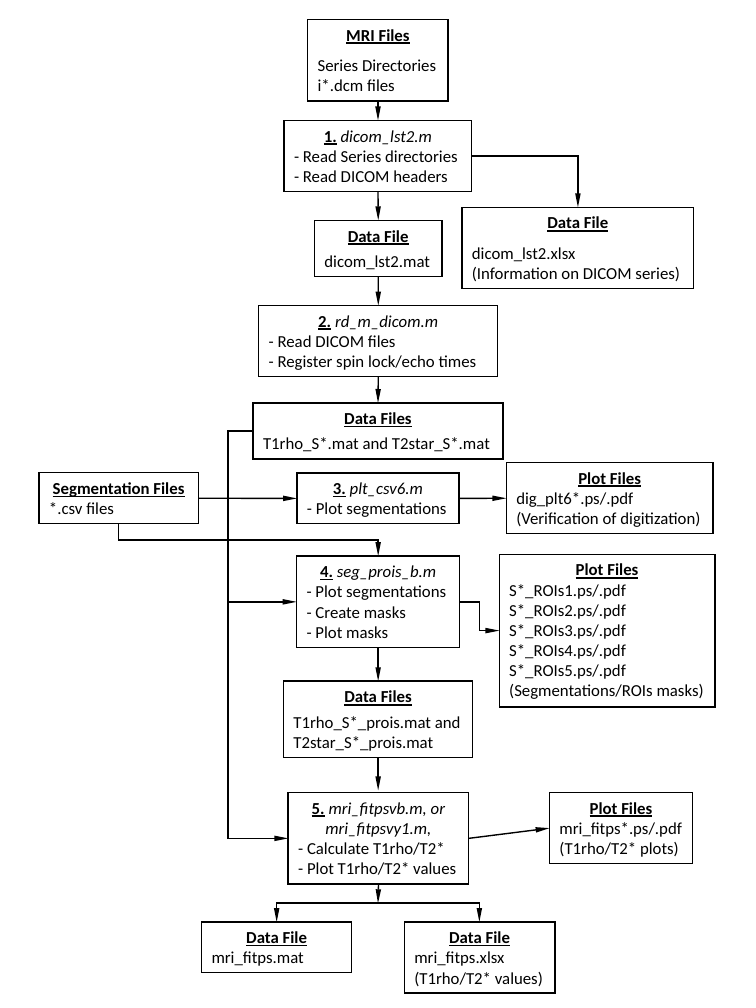
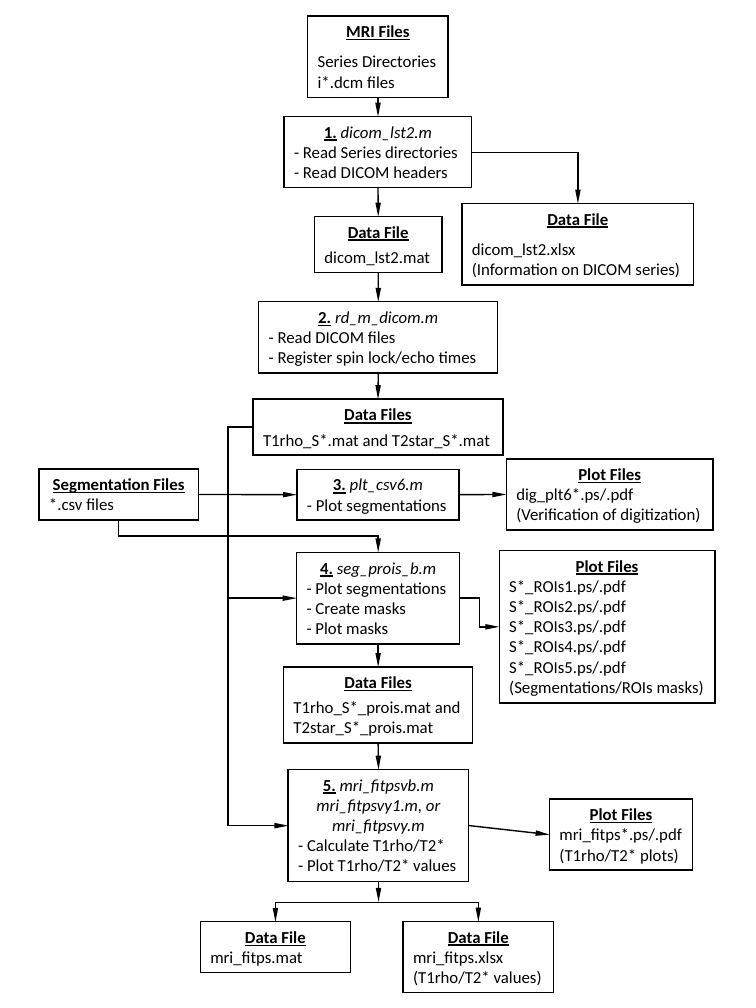
Before and after one commit to mggardne/PTOA_MRI_T1rho_and_T2star, a slide deck: slide 1 of PTOA_ImageAnalysisPipeline2.pptx. Drawn at 756x1008 pixels with LibreOffice and Linux fonts; fonts in the diff are those of the drawing. Boxes give left, top, right and bottom in pixels: in the first picture for what was removed or moved away, otherwise in the second. Text is boxed around its words. In the diff, an @@ line names an element or a change of style, - is before the commit and + after.

```diff
--- a/PTOA_ImageAnalysisPipeline2.pptx
+++ b/PTOA_ImageAnalysisPipeline2.pptx
@@ elbow arrow moved from (253, 430) - (288, 839) to (253, 427) - (288, 826) @@
@@ arrow moved from (378, 648) - (378, 681) to (378, 644) - (378, 667) @@
@@ rectangle "Data Files": place and size @@
-rectangle "Data Files" at (283,681,473,758)
+rectangle "Data Files" at (283,667,473,744)
@@ arrow moved from (378, 757) - (378, 790) to (378, 743) - (379, 770) @@
@@ rectangle "5. mri_fitpsvb.m": place and size @@
-rectangle "5. mri_fitpsvb.m" at (288,792,469,884)
+rectangle "5. mri_fitpsvb.m" at (288,770,469,882)
@@ text in rectangle at (316,779,440,834): text changed @@
-5. mri_fitpsvb.m, or
-mri_fitpsvy1.m,
+5. mri_fitpsvb.m
+mri_fitpsvy1.m, or mri_fitpsvy.m
@@ rectangle "Plot Files": place and size @@
-rectangle "Plot Files" at (549,792,692,864)
+rectangle "Plot Files" at (549,799,692,871)
@@ 10 rectangles, 8 arrows, 3 elbow arrows: place and size @@
-10 rectangles, 8 arrows, 3 elbow arrows at (39,20,715,839)
+10 rectangles, 8 arrows, 3 elbow arrows at (39,16,715,835)
```
Also in this commit, not shown: 2 other files.
